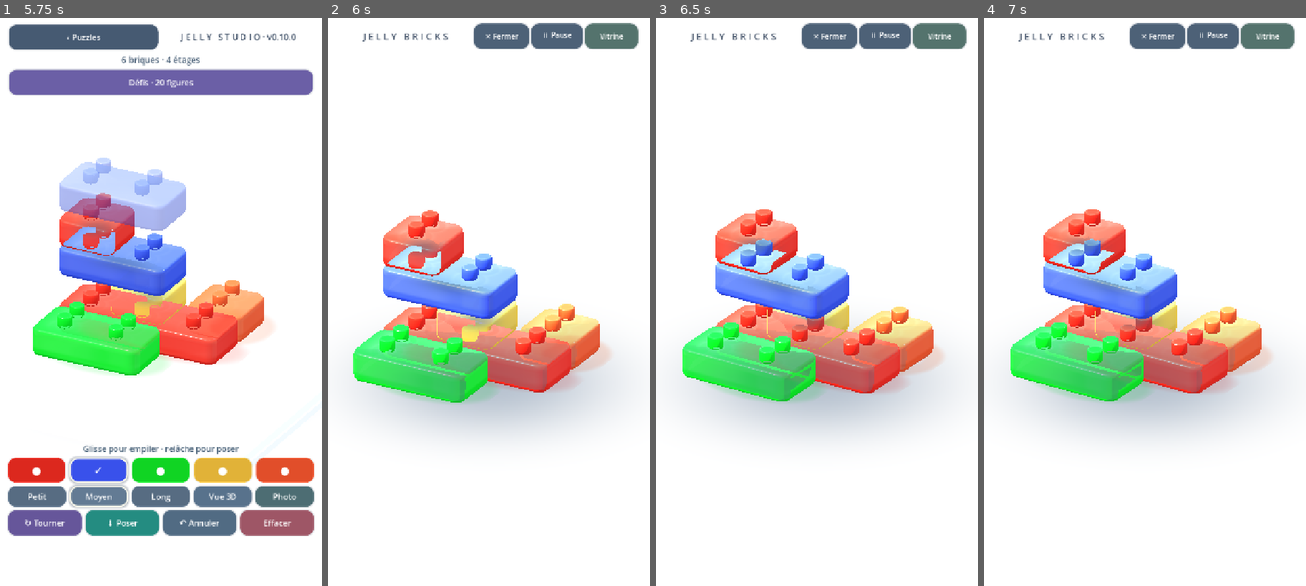
Above: before the commit, frames 1-4 (left to right).
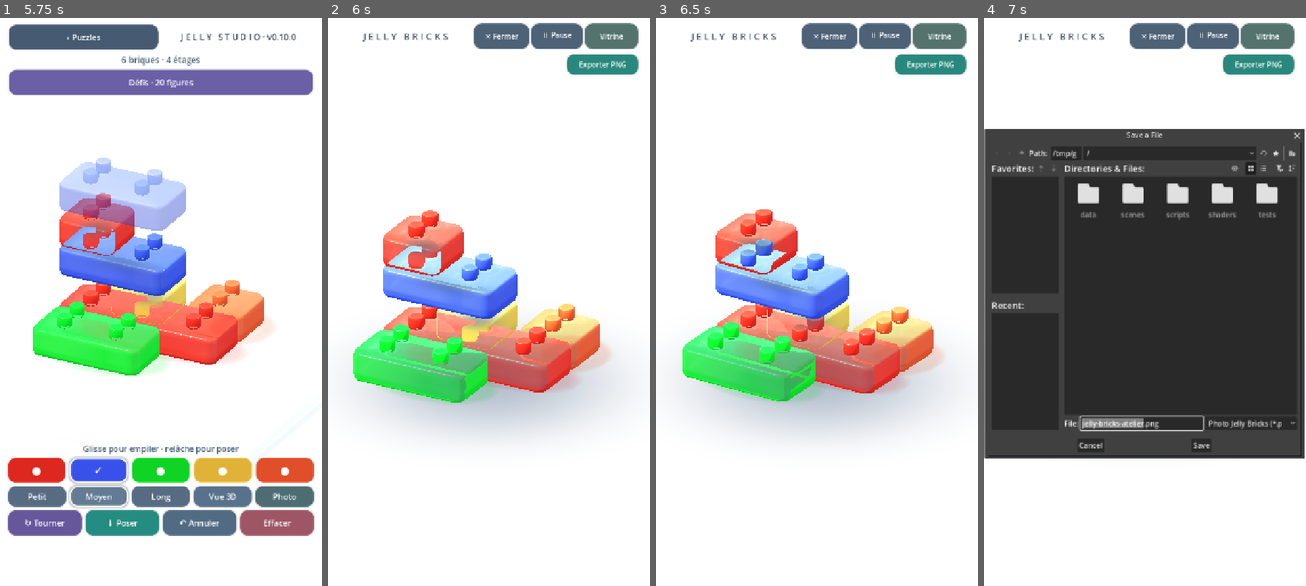
Above: after the commit, the same moments.

Repository: dbrckk/Jelly-bricks
Game: Godot game, scene res://scenes/main.tscn
Same seed, same stepped clock (60 frames per second), same inputs: the game is played once before the commit and once after it.
Inputs (mouse positions are in pixels of both pictures, inside the frame that each line leads up to):
- Up to frame 1 (5.75 s): click (25, 483) at 0.52 s; click (64, 483) at 1.27 s; click (103, 483) at 2.02 s; click "‹ Niveau" at 2.75 s; click "↻ Tourner" at 3.5 s; click "? Indice" at 4.25 s; click "Tour 3D" at 5 s
- Up to frame 2 (6 s): click "Photo" at 5.75 s
- Up to frame 3 (6.5 s): no input
- Up to frame 4 (7 s): click (1257, 63) at 6.5 s, where only the run after the commit has a clickable "Exporter PNG"

Frame 1 is identical in both runs. In frame 2, 0.8% of the frame differs, in the area x 74-97%, y 6-10%; in frame 3, 0.8%; in frame 4, 59%, in the area x 0-100%, y 6-78%.

Commit message:
feat(android): export clean real 3D Jelly sculpture PNG via native Storage Access Framework

Diff:
--- a/native-godot/scripts/stack_mode.gd
+++ b/native-godot/scripts/stack_mode.gd
@@ -137,6 +137,9 @@
 var figure_collection_dialog: AcceptDialog
 var figure_collection_text: RichTextLabel
 var figure_hint_button: Button
+var photo_export_picker: FileDialog
+var photo_export_button: Button
+var pending_photo_png: PackedByteArray = PackedByteArray()
 
 func _ready() -> void:
     name = "FreeStackStudio"
@@ -463,6 +466,8 @@
     figure_victory_dialog.confirmed.connect(_next_figure)
     figure_victory_dialog.add_button(
         "Partager le résultat", false, "share").pressed.connect(_share_figure)
+    figure_victory_dialog.add_button(
+        "Photo de ma figure", false, "photo").pressed.connect(_open_victory_photo)
     add_child(figure_victory_dialog)
 
     bottom_controls = VBoxContainer.new()
@@ -575,6 +580,31 @@
     gallery_demo_button.add_theme_font_size_override("font_size", 16)
     gallery_demo_button.pressed.connect(_toggle_gallery_demo)
     photo_header.add_child(gallery_demo_button)
+    # Keep export below the already crowded narrow portrait header.
+    # This button will be hidden for the one frame captured for PNG.
+    var photo_export_row := HBoxContainer.new()
+    photo_export_row.name = "PhotoExportRow"
+    photo_export_row.set_anchors_preset(Control.PRESET_TOP_WIDE)
+    photo_export_row.offset_left = 26
+    photo_export_row.offset_right = -26
+    photo_export_row.offset_top = 92
+    photo_export_row.offset_bottom = 138
+    photo_export_row.alignment = BoxContainer.ALIGNMENT_END
+    photo_surface.add_child(photo_export_row)
+    photo_export_button = _make_button("Exporter PNG", Color("#29887d"))
+    photo_export_button.size_flags_horizontal = Control.SIZE_SHRINK_END
+    photo_export_button.custom_minimum_size = Vector2(160, 46)
+    photo_export_button.add_theme_font_size_override("font_size", 16)
+    photo_export_button.pressed.connect(_export_photo_png)
+    photo_export_row.add_child(photo_export_button)
+    photo_export_picker = FileDialog.new()
+    photo_export_picker.access = FileDialog.ACCESS_FILESYSTEM
+    photo_export_picker.file_mode = FileDialog.FILE_MODE_SAVE_FILE
+    photo_export_picker.use_native_dialog = true
+    photo_export_picker.current_file = "jelly-bricks-photo.png"
+    photo_export_picker.add_filter("*.png", "Photo Jelly Bricks", "image/png")
+    photo_export_picker.file_selected.connect(_write_photo_png)
+    add_child(photo_export_picker)
     # The replay control lives BELOW the hero image, not in the already
     # crowded four-button header. It is visible only in Vitrine mode.
     gallery_fall_button = _make_button("↘ Chute", Color("#d36d57"))
@@ -1182,6 +1212,61 @@
     photo_paused = not photo_paused
     photo_pause_button.text = "▶ Reprise" if photo_paused else "⏸ Pause"
 
+## Open the real 3D sculpture from the campaign victory, without
+## re-seeding the reference tower or losing the solved saved figure.
+func _open_victory_photo() -> void:
+    if not figure_active or not figure_cleared:
+        return
+    figure_victory_dialog.hide()
+    _enter_photo_mode()
+
+## Take a real screenshot of the user's 3D figure, not its 6x6 target
+## thumbnail. Hide every 2D gallery button and stop camera motion for
+## one rendered frame, then restore everything even if saving fails.
+## FileDialog uses the Android 10+ SAF picker already used in game_root.
+func _export_photo_png() -> void:
+    if not active or not photo_mode:
+        return
+    if gallery_demo_active:
+        photo_export_button.text = "Quitte Vitrine"
+        return
+    if bricks.is_empty():
+        photo_export_button.text = "Aucune brique"
+        return
+    var was_paused: bool = photo_paused
+    photo_paused = true
+    photo_layer.visible = false
+    await RenderingServer.frame_post_draw
+    var photo_image: Image = get_viewport().get_texture().get_image()
+    photo_layer.visible = active and photo_mode
+    photo_paused = was_paused
+    if photo_image == null or photo_image.is_empty():
+        photo_export_button.text = "Capture impossible"
+        return
+    pending_photo_png = photo_image.save_png_to_buffer()
+    if pending_photo_png.size() < 128:
+        photo_export_button.text = "PNG non disponible"
+        return
+    photo_export_picker.current_file = (
+        "jelly-bricks-%02d.png" % (figure_index + 1)
+        if figure_active else "jelly-bricks-atelier.png")
+    photo_export_picker.popup_file_dialog()
+
+func _write_photo_png(path: String) -> void:
+    if pending_photo_png.is_empty():
+        return
+    var file: FileAccess = FileAccess.open(path, FileAccess.WRITE)
+    if file == null:
+        photo_export_button.text = "Stockage refusé"
+        return
+    file.store_buffer(pending_photo_png)
+    file.flush()
+    var result: Error = file.get_error()
+    file.close()
+    pending_photo_png.clear()
+    photo_export_button.text = "PNG enregistré" if result == OK \
+        else "Échec d'écriture"
+
 func _enter_photo_mode() -> void:
     if not active or photo_mode:
         return
@@ -1194,6 +1279,7 @@
     gallery_fall_button.visible = false
     photo_paused = false
     photo_pause_button.text = "⏸ Pause"
+    photo_export_button.text = "Exporter PNG"
     active_touch_index = -1
     play_touch_contacts.clear()
     play_multitouch_blocked = false
